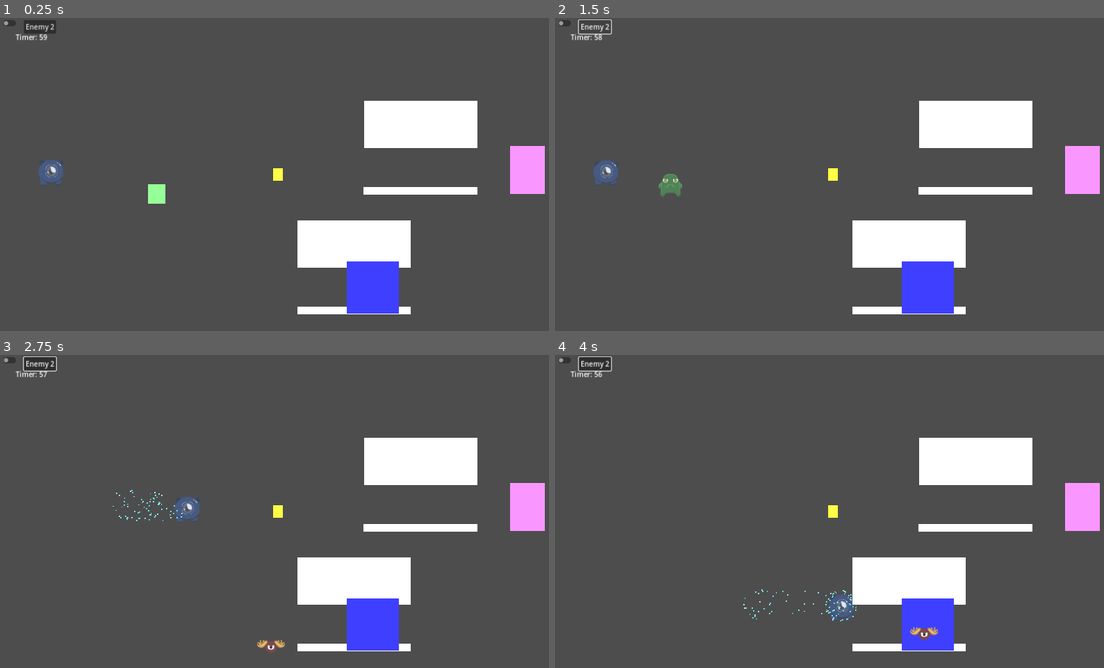
Above: before the commit, frames 1-4 (two rows, left to right).
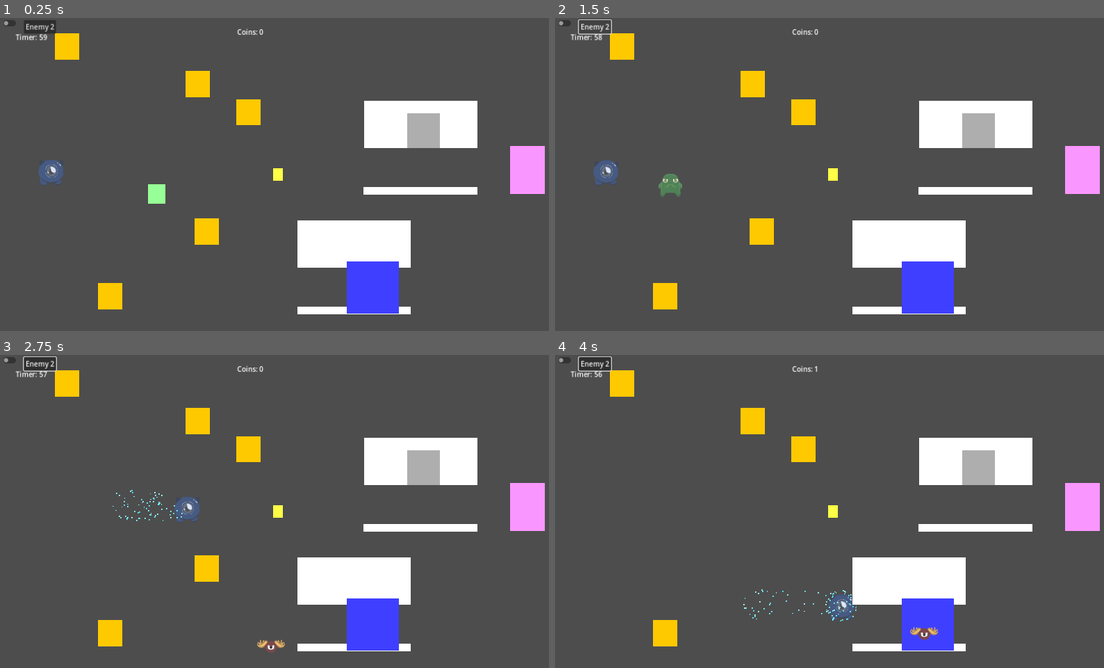
Above: after the commit, the same moments.

Repository: acropolis914/Gwizz-s-Game-Jam
Game: Godot game, scene res://Scene/main.tscn
The game is run twice, just before and just after one commit, with the same random seed, the same clock (stepped at 60 frames per second) and the same inputs.
Inputs (mouse positions are in pixels of both pictures, inside the frame that each line leads up to):
- Up to frame 1 (0.25 s): no input
- Up to frame 2 (1.5 s): click (565, 24) at 0.5 s; click "Enemy 2" at 1.25 s
- Up to frame 3 (2.75 s): tap Enter at 2 s; move the mouse to (400, 495) at 2.02 s; hold D (move_right) from 2.03 s (still down); tap Shift (dash) at 2.1 s
- Up to frame 4 (4 s): move the mouse to (719, 527) at 2.77 s; release D (move_right) at 2.78 s; hold S (move_down) 2.78-3.53 s; tap Shift (dash) at 2.85, 3.6 s; move the mouse to (889, 442) at 3.52 s; hold D (move_right) from 3.53 s (still down)

The runs differ from the first frame. In frame 1, 2.6% of the frame differs, in the area x 10-81%, y 3-94%; in frame 2, 2.6%; in frame 3, 2.6%; in frame 4, 2.2%.

Commit message:
mouse mode
mouse mode

Diff:
--- a/Scene/main.tscn
+++ b/Scene/main.tscn
@@ -11,6 +11,7 @@
 [ext_resource type="PackedScene" uid="uid://f12olo3uq6e6" path="res://Scene/gate.tscn" id="8_5nvpr"]
 [ext_resource type="PackedScene" uid="uid://b8dd2kjotn5vx" path="res://Scene/princess.tscn" id="8_x7y06"]
 [ext_resource type="Script" path="res://Scripts/Timer_CanvasLayer.gd" id="9_5lsd1"]
+[ext_resource type="PackedScene" uid="uid://cfh6fu6sg2kyy" path="res://Scene/coin.tscn" id="12_gs1c4"]
 
 [sub_resource type="RectangleShape2D" id="RectangleShape2D_euuoh"]
 size = Vector2(264, 20)
@@ -98,19 +99,45 @@
 [node name="Gate" parent="." instance=ExtResource("8_5nvpr")]
 position = Vector2(218, 260)
 
-[node name="Timer_CanvasLayer" type="CanvasLayer" parent="."]
+[node name="UI_CanvasLayer" type="CanvasLayer" parent="."]
 script = ExtResource("9_5lsd1")
 
-[node name="Game_Timer" type="Timer" parent="Timer_CanvasLayer"]
+[node name="Game_Timer" type="Timer" parent="UI_CanvasLayer"]
 wait_time = 60.0
 one_shot = true
 autostart = true
 
-[node name="Label" type="Label" parent="Timer_CanvasLayer"]
+[node name="Timer_Label" type="Label" parent="UI_CanvasLayer"]
 offset_left = 36.0
 offset_top = 33.0
 offset_right = 76.0
 offset_bottom = 56.0
+text = "Timer: 00"
+
+[node name="Coins_Label" type="Label" parent="UI_CanvasLayer"]
+offset_left = 546.0
+offset_top = 21.0
+offset_right = 618.0
+offset_bottom = 44.0
+text = "Coins: 00"
+
+[node name="Coins" type="Node2D" parent="."]
+position = Vector2(546, 21)
+
+[node name="Coin" parent="Coins" instance=ExtResource("12_gs1c4")]
+position = Vector2(-1031, -315)
+
+[node name="Coin2" parent="Coins" instance=ExtResource("12_gs1c4")]
+position = Vector2(-933, 259)
+
+[node name="Coin3" parent="Coins" instance=ExtResource("12_gs1c4")]
+position = Vector2(-730, -229)
+
+[node name="Coin4" parent="Coins" instance=ExtResource("12_gs1c4")]
+position = Vector2(-710, 110)
+
+[node name="Coin5" parent="Coins" instance=ExtResource("12_gs1c4")]
+position = Vector2(-614, -164)
 
 [connection signal="pressed" from="Debug/SpawnEnemy2" to="." method="_on_spawn_enemy_2_pressed"]
-[connection signal="timeout" from="Timer_CanvasLayer/Game_Timer" to="Player" method="_on_game_timer_timeout"]
+[connection signal="timeout" from="UI_CanvasLayer/Game_Timer" to="Player" method="_on_game_timer_timeout"]
--- a/Scene/trap.tscn
+++ b/Scene/trap.tscn
@@ -1,8 +1,7 @@
-[gd_scene load_steps=9 format=3 uid="uid://bfh71fonobawn"]
+[gd_scene load_steps=8 format=3 uid="uid://bfh71fonobawn"]
 
 [ext_resource type="Texture2D" uid="uid://ca43nx0s8p3wh" path="res://ImageAssets/White.png" id="1_ask54"]
 [ext_resource type="Script" path="res://Scripts/trap.gd" id="1_vl2tj"]
-[ext_resource type="Texture2D" uid="uid://hrmxcdr3lett" path="res://ImageAssets/TilesAndStonesbyPol/rocktrap.png" id="3_3va7i"]
 
 [sub_resource type="RectangleShape2D" id="RectangleShape2D_w106n"]
 size = Vector2(66, 6)
@@ -43,10 +42,8 @@
 
 [node name="Rocktrap" type="Sprite2D" parent="CollisionShape2D"]
 position = Vector2(1, -51)
-texture = ExtResource("3_3va7i")
 
 [node name="Sprite2D" type="Sprite2D" parent="CollisionShape2D"]
-visible = false
 modulate = Color(0.682353, 0.682353, 0.682353, 1)
 position = Vector2(0, -35)
 scale = Vector2(0.633333, 0.666667)
--- a/Scripts/Player.gd
+++ b/Scripts/Player.gd
@@ -20,26 +20,36 @@
 		gwizz_sprite.flip_h = velocity.x < 0
 	if velocity == Vector2.ZERO:
 		gwizz_sprite.animation = "idle"
+	#position = position.clamp(Vector2.ZERO,get_parent().screen_size)
+var mouse_pos
+func for_mouse_movement(delta):
+	mouse_pos = get_global_mouse_position()
+	if position.distance_to(mouse_pos) > 10:
+		global_position += speed * (mouse_pos-global_position).normalized() * delta
 
-	#position = position.clamp(Vector2.ZERO,get_parent().screen_size)
 func for_dash_and_kill():
-	if Input.is_action_just_pressed("dash") && velocity.x != 0:
-		gwizz_sprite.animation = "dash"
-		$DashParticle.emitting = true
-		speed = 1800
-		killer_area.disabled = false
-		await get_tree().create_timer(0.1).timeout
-		#var tween = create_tween()
-		#tween.tween_property(gwizz_sprite, "animation", "walk" , .5)
-		gwizz_sprite.animation = "walk"
-		speed= 300
-		killer_area.disabled = true
+	var mouse_dis = position.distance_to(get_global_mouse_position()-global_position)
+	if Input.is_action_just_pressed("dash"):
+		if (velocity.x != 0 && !GlobalScript.mouse_mode) || (mouse_dis != 0 && GlobalScript.mouse_mode):
+			speed = 1800
+			gwizz_sprite.animation = "dash"
+			$DashParticle.emitting = true
+			killer_area.disabled = false
+			await get_tree().create_timer(0.1).timeout
+			#var tween = create_tween()
+			#tween.tween_property(gwizz_sprite, "animation", "walk" , .5)
+			gwizz_sprite.animation = "walk"
+			speed= 300
+			killer_area.disabled = true
 
 
 func _physics_process(delta):
 	if dead || GlobalScript.isCoding:
 		return
-	for_movement(delta)
+	if GlobalScript.mouse_mode:
+		for_mouse_movement(delta)
+	else:
+		for_movement(delta)
 	if GlobalScript.dash:
 		for_dash_and_kill()
 	move_and_slide()
@@ -65,6 +75,5 @@
 func gate_unlocked():
 	$Key_Sprite2D.hide()
 
-
 func _on_game_timer_timeout():
 	kill()
--- a/Scripts/Timer_CanvasLayer.gd
+++ b/Scripts/Timer_CanvasLayer.gd
@@ -1,7 +1,10 @@
 extends CanvasLayer
 
 @onready var game_timer = $Game_Timer
-@onready var label = $Label
+@onready var timer_label = $Timer_Label
+@onready var coins_label = $Coins_Label
 
-func _process(delta):
-	label.text = "Timer: " + str(int(game_timer.time_left))
+
+func _process(_delta):
+	timer_label.text = "Timer: " + str(int(game_timer.time_left))
+	coins_label.text = "Coins: " + str(GlobalScript.coins)
--- a/Scripts/coin.gd
+++ b/Scripts/coin.gd
@@ -2,4 +2,5 @@
 
 func _on_body_entered(body):
 	if body.is_in_group("player"):
-		pass
+		GlobalScript.coins += 1
+		queue_free()
--- a/Scripts/global_script.gd
+++ b/Scripts/global_script.gd
@@ -14,3 +14,5 @@
 var dash = true
 
 var key = false
+var coins = 0
+var mouse_mode = false
--- a/project.godot
+++ b/project.godot
@@ -55,6 +55,7 @@
 "deadzone": 0.5,
 "events": [Object(InputEventKey,"resource_local_to_scene":false,"resource_name":"","device":-1,"window_id":0,"alt_press …(182 unchanged characters)…
 , Object(InputEventKey,"resource_local_to_scene":false,"resource_name":"","device":-1,"window_id":0,"alt_pressed":false,"shift_pressed":false,"ctrl_pressed":false,"meta_pressed":false,"pressed":false,"keycode":0,"physical_keycode":32,"key_label":0,"unicode":32,"echo":false,"script":null)
+, Object(InputEventMouseButton,"resource_local_to_scene":false,"resource_name":"","device":-1,"window_id":0,"alt_pressed":false,"shift_pressed":false,"ctrl_pressed":false,"meta_pressed":false,"button_mask":0,"position":Vector2(0, 0),"global_position":Vector2(0, 0),"factor":1.0,"button_index":1,"canceled":false,"pressed":false,"double_click":false,"script":null)
 ]
 }
 attack={
Not shown: 1 places in Scene/main.tscn that only renumber resources
